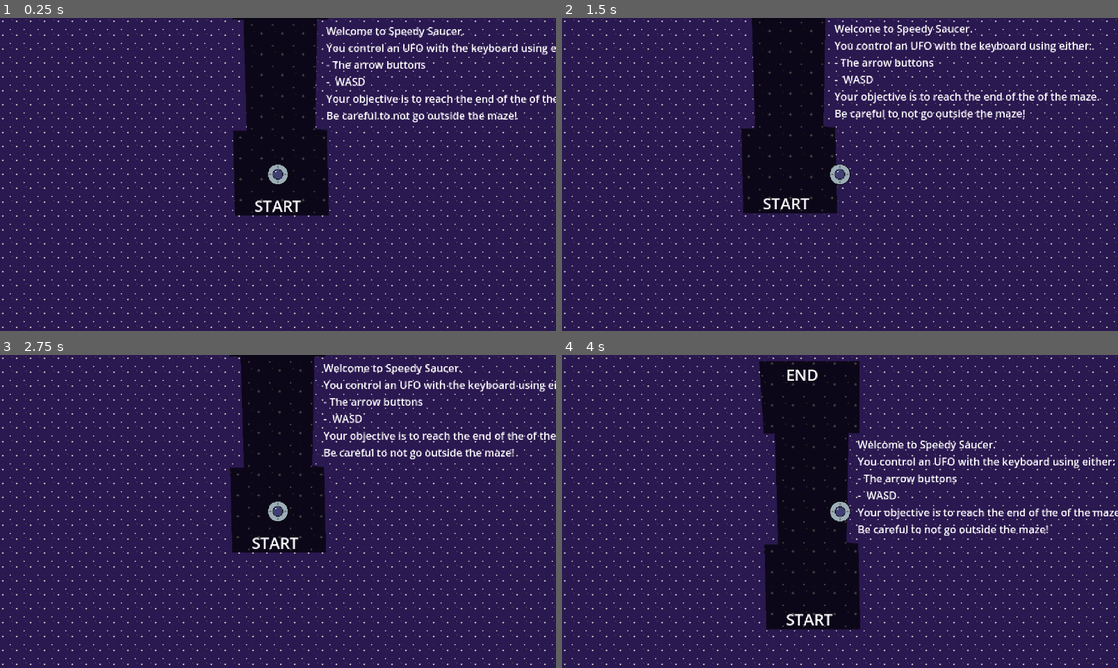
Above: before the commit, frames 1-4 (two rows, left to right).
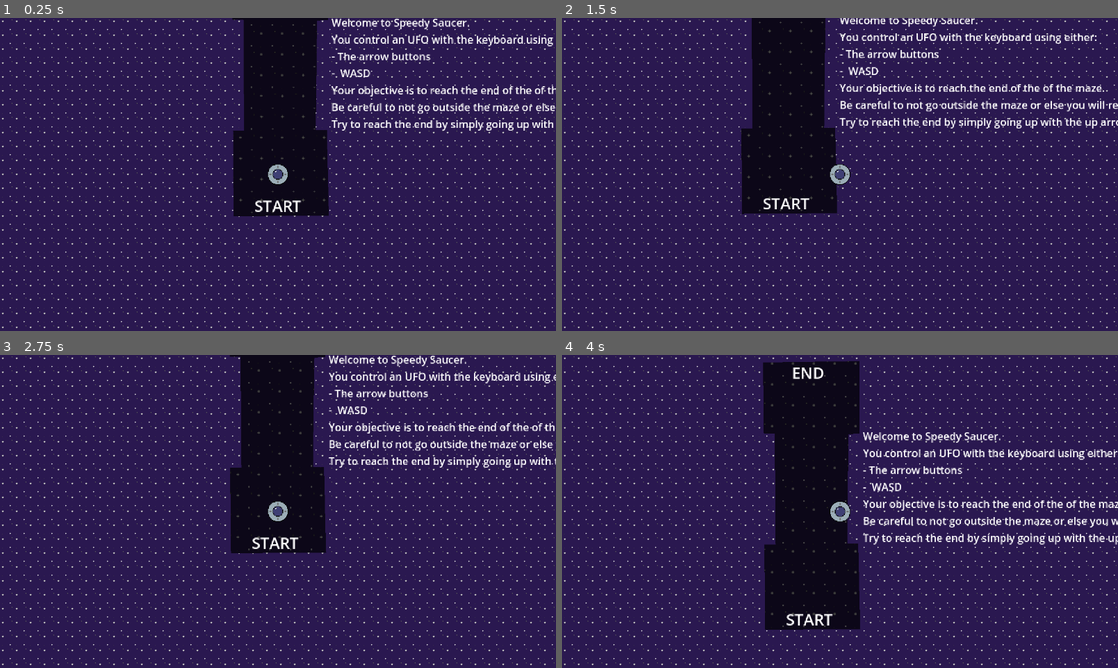
Above: after the commit, the same moments.

Repository: SimoneStarace/Space_Maze
Game: Godot game, scene res://scenes/levels/level_1.tscn
The game is run twice, just before and just after one commit, with the same random seed, the same clock (stepped at 60 frames per second) and the same inputs.
Inputs:
- Up to frame 1 (0.25 s): no input
- Up to frame 2 (1.5 s): tap Enter at 0.5 s; hold Right (move_right) 0.53-1.28 s; hold Down (move_down) from 1.28 s (still down)
- Up to frame 3 (2.75 s): release Down (move_down) at 2.03 s; hold Right (move_right) from 2.03 s (still down)
- Up to frame 4 (4 s): release Right (move_right) at 2.78 s; hold Up (move_up) 2.78-3.53 s; hold Left (move_left) from 3.53 s (still down)

The runs differ from the first frame. In frame 1, 5.0% of the frame differs, in the area x 42-100%, y 0-64%; in frame 2, 5.4%; in frame 3, 5.0%; in frame 4, 5.7%, in the area x 35-100%, y 2-88%.

Commit message:
Updated the levels

Diff:
--- a/scenes/levels/level_1.tscn
+++ b/scenes/levels/level_1.tscn
@@ -28,24 +28,25 @@
 label_settings = SubResource("LabelSettings_qksk3")
 
 [node name="EndLabel" type="Label" parent="Labels"]
-offset_left = -36.0
-offset_top = -344.0
-offset_right = 36.0
-offset_bottom = -307.0
+offset_left = -27.0
+offset_top = -347.0
+offset_right = 34.0
+offset_bottom = -310.0
 text = "END"
 label_settings = SubResource("LabelSettings_qksk3")
 
 [node name="Tutorial" type="Label" parent="Labels"]
-offset_left = 74.0
-offset_top = -232.0
-offset_right = 671.0
-offset_bottom = -76.0
+offset_left = 82.0
+offset_top = -245.0
+offset_right = 638.0
+offset_bottom = -56.0
 text = "Welcome to Speedy Saucer.
 You control an UFO with the keyboard using either:
 - The arrow buttons
 -  WASD
 Your objective is to reach the end of the of the maze.
-Be careful to not go outside the maze!"
+Be careful to not go outside the maze or else you will restart the level.
+Try to reach the end by simply going up with the up arrow or W button. "
 label_settings = SubResource("LabelSettings_r5gr7")
 
 [node name="CanvasLayer" type="CanvasLayer" parent="."]
@@ -65,13 +66,13 @@
 [node name="Maze" type="Area2D" parent="."]
 
 [node name="CollisionPolygon2D" type="CollisionPolygon2D" parent="Maze"]
-polygon = PackedVector2Array(-66, 63, 78, 63, 75, -68, 57, -70, 60, -238, 77, -237, 77, -348, -77, -348, -70, -237, -53, -237, -48, -67, -69, -67)
+polygon = PackedVector2Array(-68, 64, 78, 63, 75, -68, 58, -68, 60, -236, 77, -237, 77, -348, -71, -346, -70, -237, -53, -237, -52, -67, -69, -67)
 
 [node name="Polygon2D" type="Polygon2D" parent="Maze"]
 self_modulate = Color(0.3, 0.3, 0.3, 1)
 texture_repeat = 2
 texture = ExtResource("2_0ylaw")
-polygon = PackedVector2Array(-66, 63, 78, 63, 75, -68, 57, -70, 60, -238, 77, -237, 77, -348, -77, -348, -70, -237, -53, -237, -48, -67, -69, -67)
+polygon = PackedVector2Array(-68, 64, 78, 63, 75, -68, 58, -68, 60, -236, 77, -237, 77, -348, -71, -346, -70, -237, -53, -237, -52, -67, -69, -67)
 
 [node name="End" type="Area2D" parent="."]
 position = Vector2(0, -284)
@@ -79,6 +80,7 @@
 
 [node name="CollisionShape2D" type="CollisionShape2D" parent="End"]
 shape = SubResource("CircleShape2D_2eywh")
+debug_color = Color(0, 0.6, 0.701961, 0.419608)
 
 [connection signal="body_exited" from="Maze" to="." method="_on_maze_body_exited"]
 [connection signal="body_entered" from="End" to="." method="_on_end_body_entered"]
--- a/scenes/levels/level_2.tscn
+++ b/scenes/levels/level_2.tscn
@@ -7,6 +7,8 @@
 
 [sub_resource type="LabelSettings" id="LabelSettings_qksk3"]
 font_size = 24
+
+[sub_resource type="LabelSettings" id="LabelSettings_iroi4"]
 
 [sub_resource type="CircleShape2D" id="CircleShape2D_2eywh"]
 radius = 30.0
@@ -28,10 +30,20 @@
 [node name="EndLabel" type="Label" parent="Labels"]
 offset_left = 475.0
 offset_top = -117.0
-offset_right = 547.0
+offset_right = 532.0
 offset_bottom = -80.0
 text = "END"
 label_settings = SubResource("LabelSettings_qksk3")
+
+[node name="Tutorial" type="Label" parent="Labels"]
+offset_left = 72.0
+offset_top = -190.0
+offset_right = 519.0
+offset_bottom = -106.0
+text = "Try now to move the UFO to the right by pressing either:
+- The right arrow
+- The D button"
+label_settings = SubResource("LabelSettings_iroi4")
 
 [node name="CanvasLayer" type="CanvasLayer" parent="."]
 layer = -1
@@ -51,13 +63,13 @@
 [node name="Maze" type="Area2D" parent="."]
 
 [node name="CollisionPolygon2D" type="CollisionPolygon2D" parent="Maze"]
-polygon = PackedVector2Array(-63, 31, 66, 31, 65, -10, 446, -23, 499, -2, 542, -15, 542, -100, 495, -116, 447, -95, 67, -110, 67, -150, -65, -145)
+polygon = PackedVector2Array(-63, 31, 66, 31, 65, -10, 451, -21, 452, 7, 546, 7, 545, -124, 449, -126, 449, -98, 67, -110, 67, -150, -65, -145)
 
 [node name="Polygon2D" type="Polygon2D" parent="Maze"]
 self_modulate = Color(0.3, 0.3, 0.3, 1)
 texture_repeat = 2
 texture = ExtResource("2_y8d2y")
-polygon = PackedVector2Array(-63, 31, 66, 31, 65, -10, 446, -23, 499, -2, 542, -15, 542, -100, 495, -116, 447, -95, 67, -110, 67, -150, -65, -145)
+polygon = PackedVector2Array(-63, 31, 66, 31, 65, -10, 451, -21, 452, 7, 546, 7, 545, -124, 449, -126, 449, -98, 67, -110, 67, -150, -65, -145)
 
 [node name="End" type="Area2D" parent="."]
 position = Vector2(500, -55)
--- a/scenes/levels/level_3.tscn
+++ b/scenes/levels/level_3.tscn
@@ -6,6 +6,8 @@
 
 [sub_resource type="LabelSettings" id="LabelSettings_qksk3"]
 font_size = 24
+
+[sub_resource type="LabelSettings" id="LabelSettings_087k5"]
 
 [sub_resource type="CircleShape2D" id="CircleShape2D_2eywh"]
 radius = 30.0
@@ -24,12 +26,21 @@
 label_settings = SubResource("LabelSettings_qksk3")
 
 [node name="EndLabel" type="Label" parent="Labels"]
-offset_left = -37.0
-offset_top = 131.0
-offset_right = 35.0
-offset_bottom = 168.0
+offset_left = -27.0
+offset_top = 137.0
+offset_right = 29.0
+offset_bottom = 174.0
 text = "END"
 label_settings = SubResource("LabelSettings_qksk3")
+
+[node name="Tutorial" type="Label" parent="Labels"]
+offset_left = 69.0
+offset_top = -122.0
+offset_right = 394.0
+offset_bottom = -60.0
+text = "Nou have learned how to play the game.
+Now complete all the levels."
+label_settings = SubResource("LabelSettings_087k5")
 
 [node name="CanvasLayer" type="CanvasLayer" parent="."]
 layer = -1
Not shown: 1 places in scenes/levels/level_2.tscn that only renumber resources
Not shown: 1 places in scenes/levels/level_3.tscn that only renumber resources
